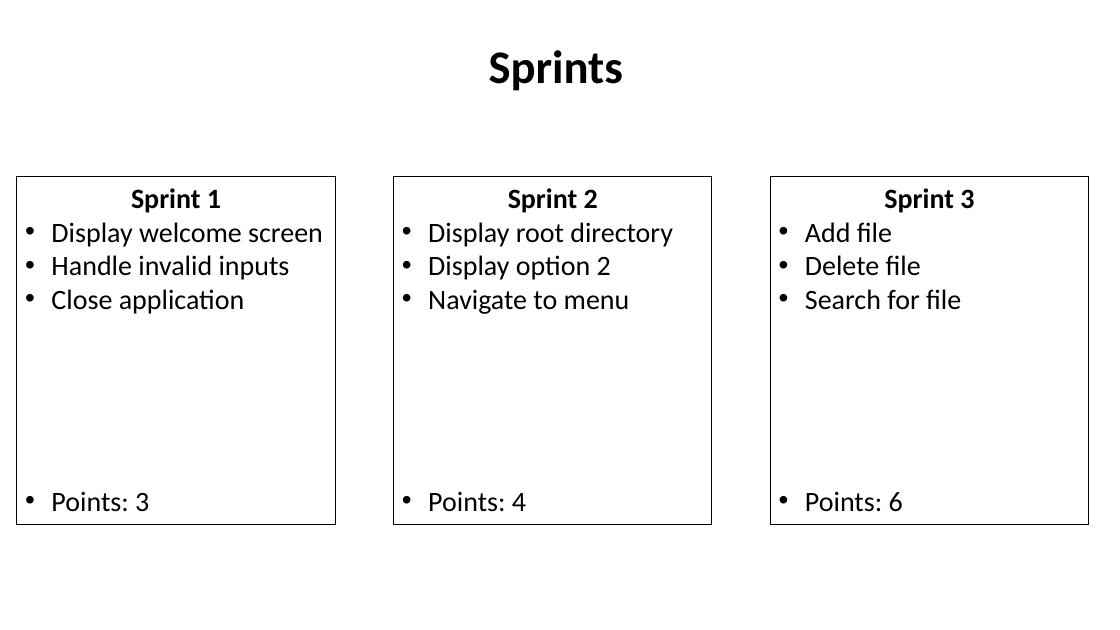
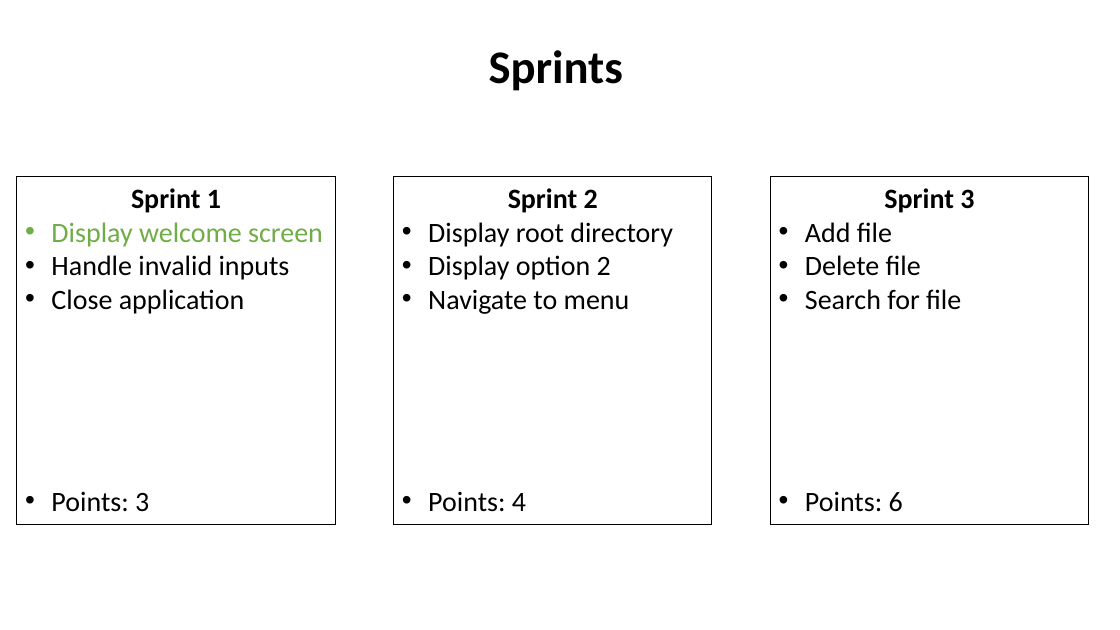
Before and after one commit to ScottWillmarth/PhaseEnd1, a slide deck: slide 12 of User stories.pptx. Drawn at 1120x630 pixels with LibreOffice and Linux fonts; fonts in the diff are those of the drawing. Boxes give left, top, right and bottom in pixels: in the first picture for what was removed or moved away, otherwise in the second. Text is boxed around its words. In the diff, an @@ line names an element or a change of style, - is before the commit and + after.

```diff
--- a/User stories.pptx
+++ b/User stories.pptx
@@ text in rectangle at bbox=[51, 222, 323, 247]: text colour #000000 to #70AD47 in "Display welcome screen" @@
```
Also in this commit, not shown: 1 other file.
